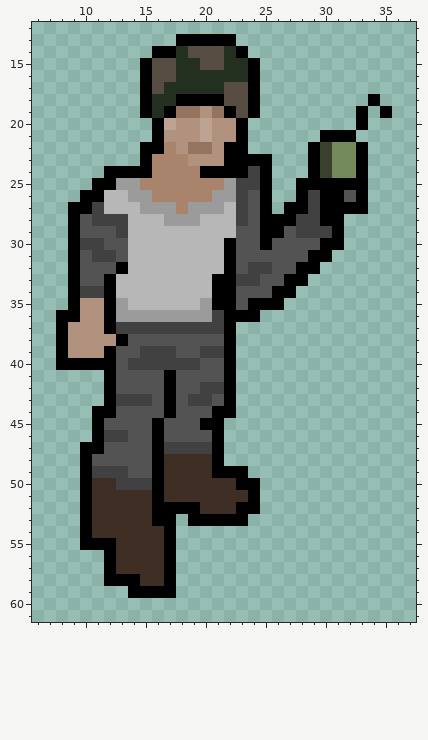
Two states of a sprite sheet, Images/TileSets/AbsoluteUnits/Units/Grenadier Survivor.png. Above, as it was before the edit.
The file is 95x81 pixels. Shown: x 6..37, y 12..61.
Once edited:
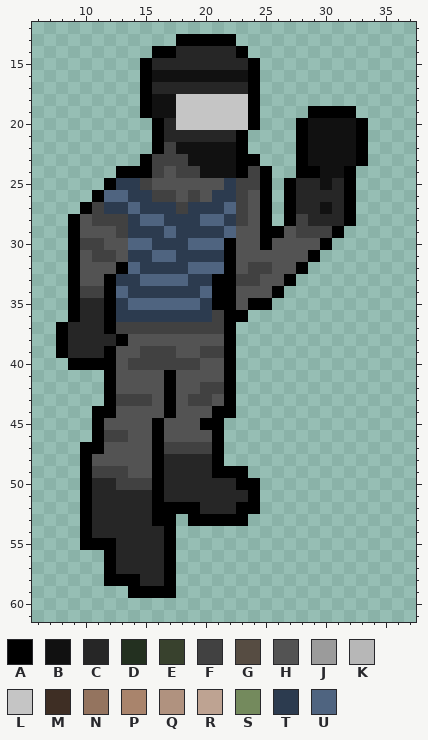
Palette (. is transparent): A #000000  B #111111  C #262626  D #233020  E #38412d  F #414141  G #564c42  H #535353  J #9b9b9b  K #b7b7b7  L #c5c5c5  M #3e2e24  N #94745f  P #a9846c  Q #b0927f  R #bea392  S #748a5d  T #2c3b4f  U #4f6480
The exact change:
@@ x 6..37 @@
 13 ............AAAAA...............
-14 ..........AADGGGDA..............
-15 .........AGGDDGGDDA.............
-16 .........AGGDDDDDDA.............
-17 .........AGDDDDDGGA.............
-18 .........ADDAAAAGGA.........A...
-19 .........ADANNQNAGA........A.A..
-20 ..........ARQQRQQA.........A....
-21 ..........AQQQRQQA......AAA.....
-22 .........AAPQNNQAA.....AESSA....
-23 .........APPPQQQAAAA...AESSA....
-24 ......AAAAPPPPAAAAFA...AESSA....
-25 .....AAJJPPPPPPPJFFA..AAAAAA....
-26 ....AAKKJJPPPPPJJFHA..AFAAHA....
-27 ...AAFKKKJJJPJJJKFHA.AAFAAAA....
-28 ...AHFFFKKKJJJKKKFHAAAFFAA......
-29 ...AHHHFKKKKKKKKKHHAAHFFFA......
-30 ...AFFHHKKKKKKKKAHHAHHHHAA......
-31 ...AHFFHKKKKKKKKAHHHHHHAA.......
-32 ...AHHHAKKKKKKKKAHFFHHAA........
-33 ...AHHAKKKKKKKKAAFFHHAA.........
-34 ...AFFAKKKKKKKKAAHHHAA..........
-35 ...AQQAJKKKKKKJAAHAAA...........
-36 ..AAQQAJJJJJJJJFAAA.............
-37 ..AQQQAFFFFFFFFFA...............
-38 ..AQQQQAHHHHHHHHA...............
-39 ..AQQQAHHFFFHHFFA...............
-40 ..AAAAAHFFFFFFHHA...............
+14 ..........AACCCCCA..............
+15 .........ACCCCCCCCA.............
+16 .........ABBBBBBBBA.............
+17 .........ACCCCCCCCA.............
+18 .........ABBLLLLLLA.............
+19 .........ABBLLLLLLA....AAAA.....
+20 ..........ACLLLLLLA...ABBBBA....
+21 ..........ACCCCCCA....ABBBBA....
+22 ..........AFBBBBBA....ABBBBA....
+23 .........AFFFBBBBAA...ABBBBA....
+24 .......AAAFHFFBBBAFA..AABBA.....
+25 ......ATTFHHHHHHTFFA.ACCBCA.....
+26 .....AUUTTFFHFHTTFHA.ACCCCA.....
+27 ....AFTTUTTTFTTTUFHA.ACCBCA.....
+28 ...AHFFFTUUTTTUUTFHA.AFCCCA.....
+29 ...AHHHFTTTUTTTTUHHAAHFFFA......
+30 ...AFFHHUUTTTUUUAHHAHHHHA.......
+31 ...AHFFHTTUUTTTTAHHHHHHA........
+32 ...AHHHAUTTTTUUUAHFFHHA.........
+33 ...AHHATTUUUUTTAAFFHHA..........
+34 ...AFFAUTTTTTTUAAHHHA...........
+35 ...ACCATUUUUUUTAAHAA............
+36 ...ACCATTTTTTTTFAA..............
+37 ..ACCCAFFFFFFFFFA...............
+38 ..ACCCCAHHHHHHHHA...............
+39 ..ACCCAHHFFFHHFFA...............
+40 ...AAAAHFFFFFFHHA...............
 41 ......AHHHHAHHHHA...............
@@ x 9..25 @@
 47 .AAHHHHAFFFFA....
-48 .AHHHHHAMMMMA....
-49 .AFFFHHAMMMMAAA..
-50 .AMMFFFAMMMMMMAA.
-51 .AMMMMMAMMMMMMMA.
-52 .AMMMMMAAAAMMMAA.
-53 .AMMMMMAA.AAAAA..
-54 .AMMMMMMA........
-55 .AAAMMMMA........
-56 ...AMMMMA........
-57 ...AMMMMA........
-58 ...AAAMMA........
+48 .AHHHHHACCCCA....
+49 .AFFFHHACCCCAAA..
+50 .ACCFFFACCCCCCAA.
+51 .ACCCCCACCCCCCCA.
+52 .ACCCCCAAAACCCAA.
+53 .ACCCCCAA.AAAAA..
+54 .ACCCCCCA........
+55 .AAACCCCA........
+56 ...ACCCCA........
+57 ...ACCCCA........
+58 ...AAACCA........
 59 .....AAAA........
Changed places in both pictures, as pixel boxes (x1, y1, x2, y2):
changed: (56, 46, 392, 370)
changed: (92, 454, 248, 586)
